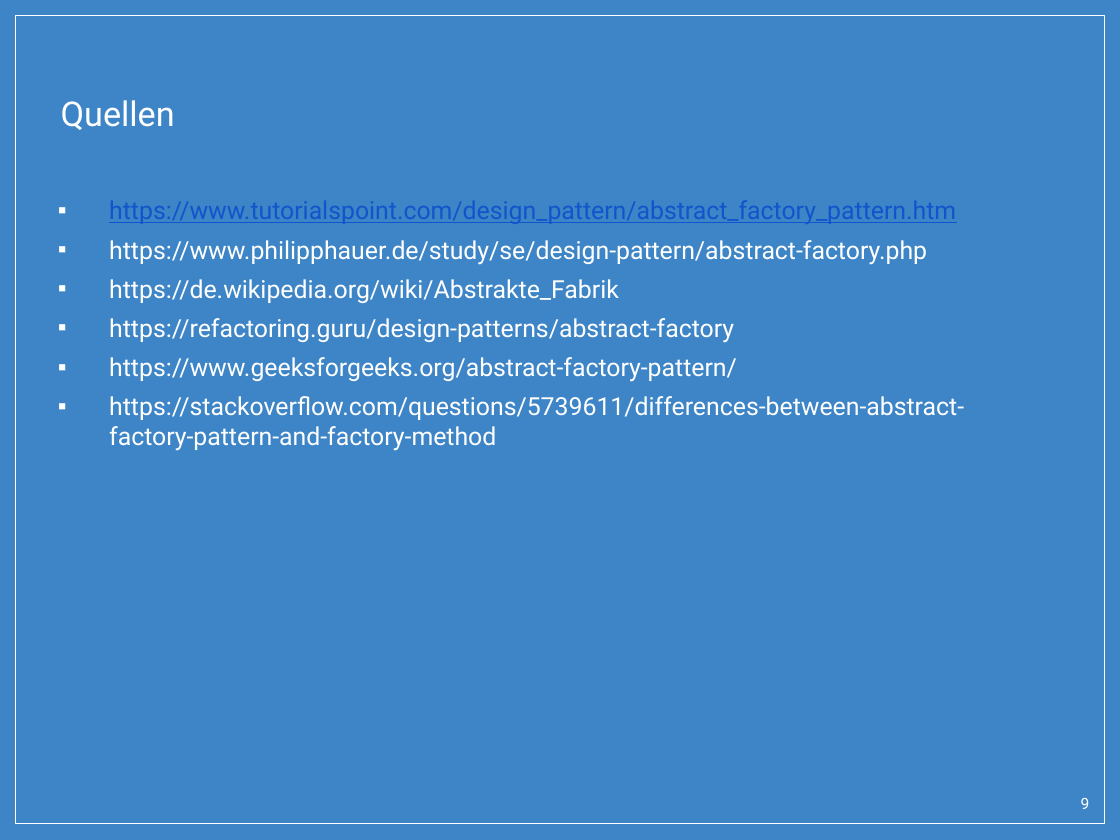
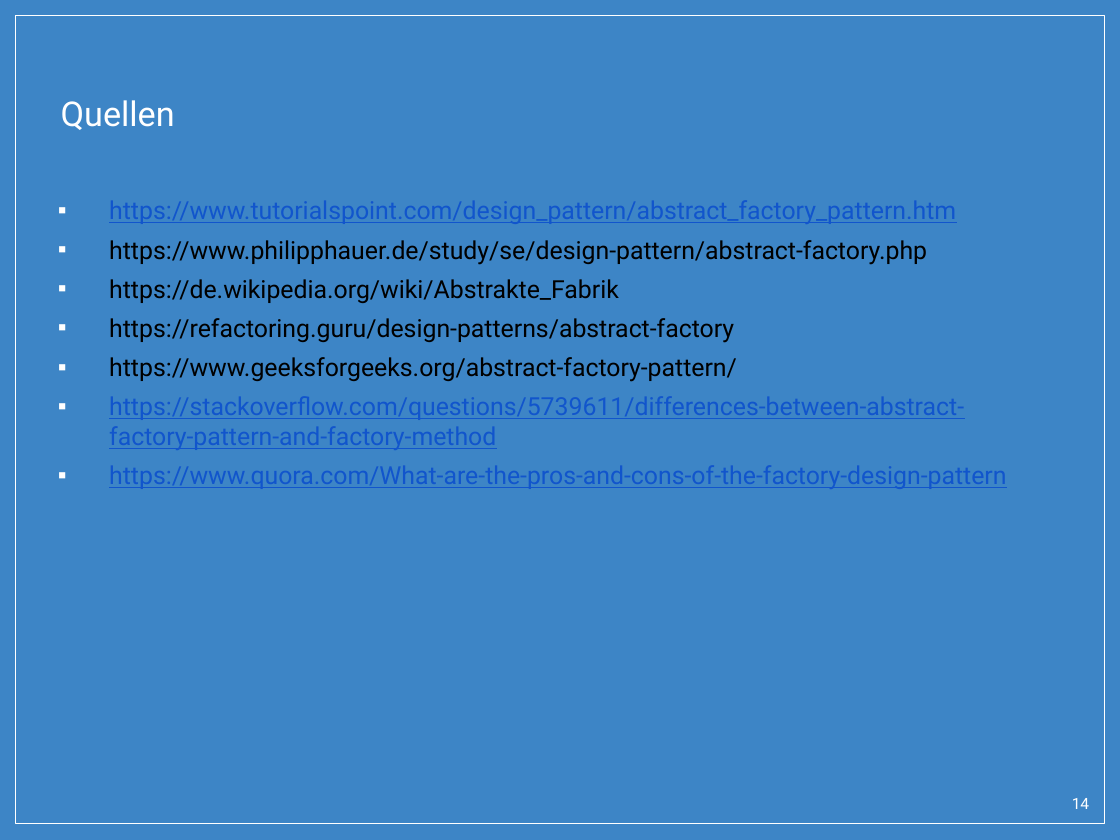
Before and after one commit to SimonPrimetzhofer/AbstractFactory-Pattern, a slide deck: slide 14 of Abstract_Factory.pptx (slide 9 before the commit). Drawn at 1120x840 pixels with LibreOffice and Linux fonts; fonts in the diff are those of the drawing; background and template pictures are left out. Boxes give left, top, right and bottom in pixels: in the first picture for what was removed or moved away, otherwise in the second. Text is boxed around its words. In the diff, an @@ line names an element or a change of style, - is before the commit and + after.

```diff
--- a/Abstract_Factory.pptx
+++ b/Abstract_Factory.pptx
@@ text at box(109, 240, 964, 450): text colour #FFFFFF to #000000 in "https://www.philipphauer.de/study/se/design-pattern/abstract ...", "https://de.wikipedia.org/wiki/Abstrakte_Fabrik", "https://refactoring.guru/design-patterns/abstract-factory", "https://www.geeksforgeeks.org/abstract-factory-pattern/"; text colour #FFFFFF to #1155CC, underline on in "https://stackoverflow.com/questions/5739611/differences-betw ..." @@
@@ text at box(109, 465, 1006, 489): paragraph added @@
+▪ https://www.quora.com/What-are-the-pros-and-cons-of-the-factory-design-pattern
@@ page number at box(1072, 798, 1089, 809): text changed @@
-9
+14
```
Also in this commit, not shown: 3 other slides changed, 5 slides added, 3 other files.
